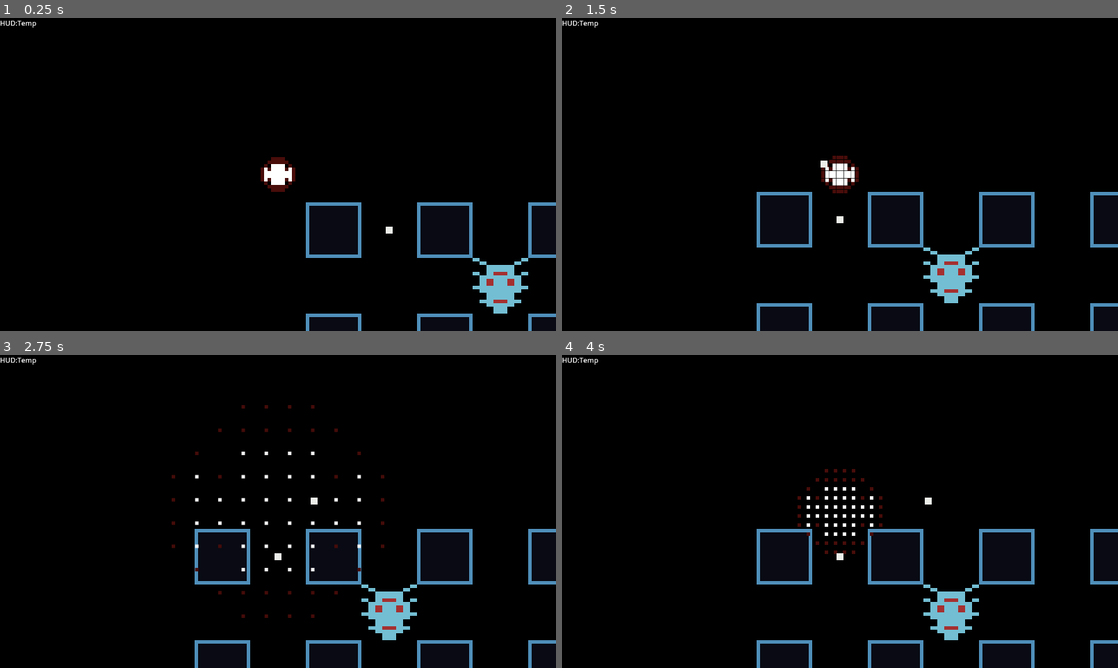
Above: before the commit, frames 1-4 (two rows, left to right).
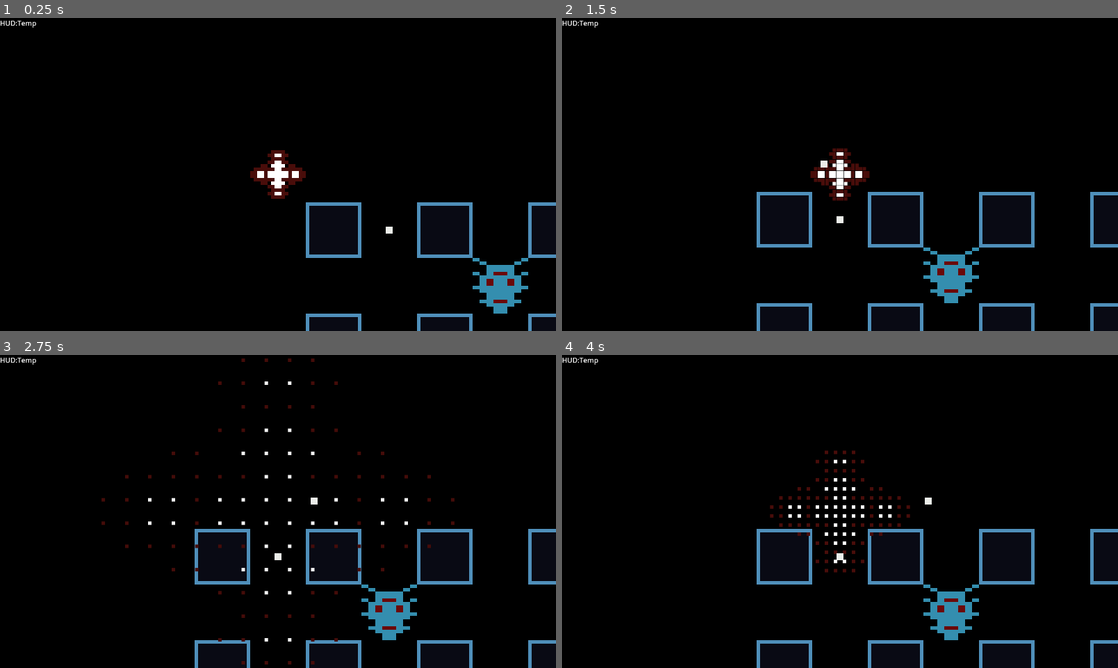
Above: after the commit, the same moments.

Repository: shoggoth/Crossfire
Game: Godot game, scene res://scene/world.tscn
Two runs of this game, one before a commit and one after it. Both use one fixed random seed, a clock stepped at 60 frames per second and the inputs below. The project has no main scene, so this scene is started directly.
Inputs:
- Up to frame 1 (0.25 s): no input
- Up to frame 2 (1.5 s): tap Enter (fire) at 0.5 s; hold D (right) 0.53-1.28 s; hold Enter (fire) 0.53-1.28 s; hold S (down) from 1.28 s (still down); tap Shift (bomb) at 1.35 s
- Up to frame 3 (2.75 s): tap Enter (fire) at 1.55 s; release S (down) at 2.03 s; hold D (right) from 2.03 s (still down); hold Enter (fire) from 2.03 s (still down)
- Up to frame 4 (4 s): release D (right) at 2.78 s; release Enter (fire) at 2.78 s; hold W (up) 2.78-3.53 s; tap Enter (fire) at 2.85 s; hold A (left) from 3.53 s (still down); hold Enter (fire) from 3.53 s (still down); tap Shift (bomb) at 3.6 s

The runs differ from the first frame. In frame 1, 1.4% of the frame differs, in the area x 45-95%, y 42-95%; in frame 2, 1.5%; in frame 3, 1.5%, in the area x 18-82%, y 1-99%; in frame 4, 1.5%.

Commit message:
Enemy can be hit by player bullets

Diff:
--- /dev/null
+++ b/scene/enemy.gd
@@ -0,0 +1,6 @@
+class_name Enemy extends CharacterBody2D
+
+
+
+func _on_health_component_health_changed(health):
+	$StateMachine.enter_state_named("Explode")
--- a/scene/enemy.tscn
+++ b/scene/enemy.tscn
@@ -1,21 +1,213 @@
-[gd_scene load_steps=6 format=3 uid="uid://ee7kqycc6b4p"]
+[gd_scene load_steps=18 format=3 uid="uid://ee7kqycc6b4p"]
 
 [ext_resource type="Texture2D" uid="uid://dwjb2qfr6w25h" path="res://gfx/Fizzog.png" id="1_f5i5j"]
+[ext_resource type="Script" path="res://scene/enemy.gd" id="1_yywqr"]
 [ext_resource type="Script" path="res://src/component/hurtbox.gd" id="2_1yxa3"]
+[ext_resource type="Shader" path="res://shader/explode.gdshader" id="2_jww0j"]
 [ext_resource type="Script" path="res://src/component/health.gd" id="3_1extx"]
+[ext_resource type="Script" path="res://src/state/state_machine.gd" id="6_6fphs"]
+[ext_resource type="AudioStream" uid="uid://bdssfhu5dlqm5" path="res://sound/Explode.wav" id="7_ai7yh"]
+
+[sub_resource type="ShaderMaterial" id="ShaderMaterial_fn5vs"]
+shader = ExtResource("2_jww0j")
+shader_parameter/explode_amount = Vector2(1, 1)
+shader_parameter/number_of_splits = Vector2(15, 15)
 
 [sub_resource type="CircleShape2D" id="CircleShape2D_6lxd4"]
 radius = 8.0
 
 [sub_resource type="RectangleShape2D" id="RectangleShape2D_b1y8x"]
 size = Vector2(16, 16)
+
+[sub_resource type="GDScript" id="GDScript_vpwwn"]
+resource_name = "Idle"
+script/source = "extends State
+
+
+@onready var tm = get_meta(\"temp_meta\")
+
+func enter_from(_state: State, _params: Dictionary) -> bool:
+	change_state(\"Move\", {\"player\" : get_meta(\"parent_node\") })
+	return true
+"
+
+[sub_resource type="GDScript" id="GDScript_vfjmb"]
+resource_name = "Move"
+script/source = "extends State
+
+
+@export var move_component: MoveComponent
+
+var enemy: Enemy
+
+
+func enter_from(state: State, params: Dictionary) -> bool:
+	enemy = params[\"enemy\"] as Enemy
+	return super.enter_from(state, params)
+
+
+func _physics_process(_delta):
+	move_component.move(enemy, Vector2.DOWN)
+"
+
+[sub_resource type="GDScript" id="GDScript_6sp8q"]
+resource_name = "Fire"
+script/source = "extends State
+
+
+@export var weapon_component: WeaponComponent
+
+var player: Player
+
+
+func enter_from(_state: State, params: Dictionary) -> bool:
+	player = params[\"player\"] as Player
+	return player != null # TODO: Look at this and in the Player
+
+func _process(_delta):
+	if !player.input.fire:
+		sm.enter_state_named(\"Move\", { \"player\" : player })
+	elif player.input.d_pad && weapon_component.can_fire:
+		weapon_component.fire(player, player.input.d_pad)
+"
+
+[sub_resource type="GDScript" id="GDScript_4j3dk"]
+resource_name = "Explode"
+script/source = "extends State
+
+
+@export var health_component: HealthComponent
+
+
+func enter_from(_state: State, _params: Dictionary) -> bool:
+	$AnimationPlayer.connect(\"animation_finished\", func(_n): health_component.damage(1.0), CONNECT_ONE_SHOT)
+	$AnimationPlayer.play(\"explode\")
+	return true
+"
+
+[sub_resource type="Animation" id="Animation_tswnf"]
+length = 0.001
+tracks/0/type = "value"
+tracks/0/imported = false
+tracks/0/enabled = true
+tracks/0/path = NodePath("../../Sprite2D:material")
+tracks/0/interp = 1
+tracks/0/loop_wrap = true
+tracks/0/keys = {
+"times": PackedFloat32Array(0),
+"transitions": PackedFloat32Array(1),
+"update": 1,
+"values": [SubResource("ShaderMaterial_fn5vs")]
+}
+tracks/1/type = "value"
+tracks/1/imported = false
+tracks/1/enabled = true
+tracks/1/path = NodePath("../../Sprite2D:modulate")
+tracks/1/interp = 1
+tracks/1/loop_wrap = true
+tracks/1/keys = {
+"times": PackedFloat32Array(0),
+"transitions": PackedFloat32Array(1),
+"update": 0,
+"values": [Color(1, 1, 1, 1)]
+}
+tracks/2/type = "value"
+tracks/2/imported = false
+tracks/2/enabled = true
+tracks/2/path = NodePath("../../Sprite2D:material:shader_parameter/explode_amount")
+tracks/2/interp = 1
+tracks/2/loop_wrap = true
+tracks/2/keys = {
+"times": PackedFloat32Array(0),
+"transitions": PackedFloat32Array(1),
+"update": 0,
+"values": [Vector2(1, 1)]
+}
+tracks/3/type = "audio"
+tracks/3/imported = false
+tracks/3/enabled = false
+tracks/3/path = NodePath("Explode")
+tracks/3/interp = 1
+tracks/3/loop_wrap = true
+tracks/3/keys = {
+"clips": [{
+"end_offset": 0.0,
+"start_offset": 0.0,
+"stream": ExtResource("7_ai7yh")
+}],
+"times": PackedFloat32Array(0)
+}
+tracks/3/use_blend = true
+
+[sub_resource type="Animation" id="Animation_ityh2"]
+resource_name = "explode"
+length = 2.0
+tracks/0/type = "value"
+tracks/0/imported = false
+tracks/0/enabled = true
+tracks/0/path = NodePath("../../Sprite2D:material")
+tracks/0/interp = 1
+tracks/0/loop_wrap = true
+tracks/0/keys = {
+"times": PackedFloat32Array(0),
+"transitions": PackedFloat32Array(1),
+"update": 1,
+"values": [SubResource("ShaderMaterial_fn5vs")]
+}
+tracks/1/type = "value"
+tracks/1/imported = false
+tracks/1/enabled = true
+tracks/1/path = NodePath("../../Sprite2D:modulate")
+tracks/1/interp = 1
+tracks/1/loop_wrap = true
+tracks/1/keys = {
+"times": PackedFloat32Array(0, 2),
+"transitions": PackedFloat32Array(10, -10),
+"update": 0,
+"values": [Color(1, 1, 1, 1), Color(0, 0, 0, 0)]
+}
+tracks/2/type = "value"
+tracks/2/imported = false
+tracks/2/enabled = true
+tracks/2/path = NodePath("../../Sprite2D:material:shader_parameter/explode_amount")
+tracks/2/interp = 2
+tracks/2/loop_wrap = true
+tracks/2/keys = {
+"times": PackedFloat32Array(0, 2),
+"transitions": PackedFloat32Array(1, -10),
+"update": 0,
+"values": [Vector2(1, 1), Vector2(8, 8)]
+}
+tracks/3/type = "audio"
+tracks/3/imported = false
+tracks/3/enabled = true
+tracks/3/path = NodePath("Explode")
+tracks/3/interp = 1
+tracks/3/loop_wrap = true
+tracks/3/keys = {
+"clips": [{
+"end_offset": 0.927674,
+"start_offset": 0.0,
+"stream": ExtResource("7_ai7yh")
+}],
+"times": PackedFloat32Array(0)
+}
+tracks/3/use_blend = true
+
+[sub_resource type="AnimationLibrary" id="AnimationLibrary_w1eau"]
+_data = {
+"RESET": SubResource("Animation_tswnf"),
+"explode": SubResource("Animation_ityh2")
+}
 
 [node name="Enemy" type="CharacterBody2D"]
 collision_layer = 2
 motion_mode = 1
+script = ExtResource("1_yywqr")
 metadata/_edit_group_ = true
 
 [node name="Sprite2D" type="Sprite2D" parent="."]
+material = SubResource("ShaderMaterial_fn5vs")
 texture = ExtResource("1_f5i5j")
 
 [node name="CollisionShape2D" type="CollisionShape2D" parent="."]
@@ -24,6 +216,7 @@
 
 [node name="HurtBox" type="Area2D" parent="." node_paths=PackedStringArray("health_component")]
 visible = false
+collision_layer = 2
 monitorable = false
 script = ExtResource("2_1yxa3")
 health_component = NodePath("../HealthComponent")
@@ -34,3 +227,29 @@
 
 [node name="HealthComponent" type="Node" parent="."]
 script = ExtResource("3_1extx")
+
+[node name="StateMachine" type="Node" parent="." node_paths=PackedStringArray("current_state")]
+script = ExtResource("6_6fphs")
+current_state = NodePath("")
+
+[node name="Idle" type="Node" parent="StateMachine"]
+script = SubResource("GDScript_vpwwn")
+metadata/temp_meta = true
+
+[node name="Move" type="Node" parent="StateMachine"]
+script = SubResource("GDScript_vfjmb")
+
+[node name="Fire" type="Node" parent="StateMachine"]
+script = SubResource("GDScript_6sp8q")
+
+[node name="Explode" type="Node" parent="StateMachine"]
+script = SubResource("GDScript_4j3dk")
+
+[node name="AnimationPlayer" type="AnimationPlayer" parent="StateMachine/Explode"]
+libraries = {
+"": SubResource("AnimationLibrary_w1eau")
+}
+
+[node name="Explode" type="AudioStreamPlayer" parent="StateMachine/Explode"]
+
+[connection signal="health_changed" from="HealthComponent" to="." method="_on_health_component_health_changed"]
Binary file changed: gfx/Player.png
